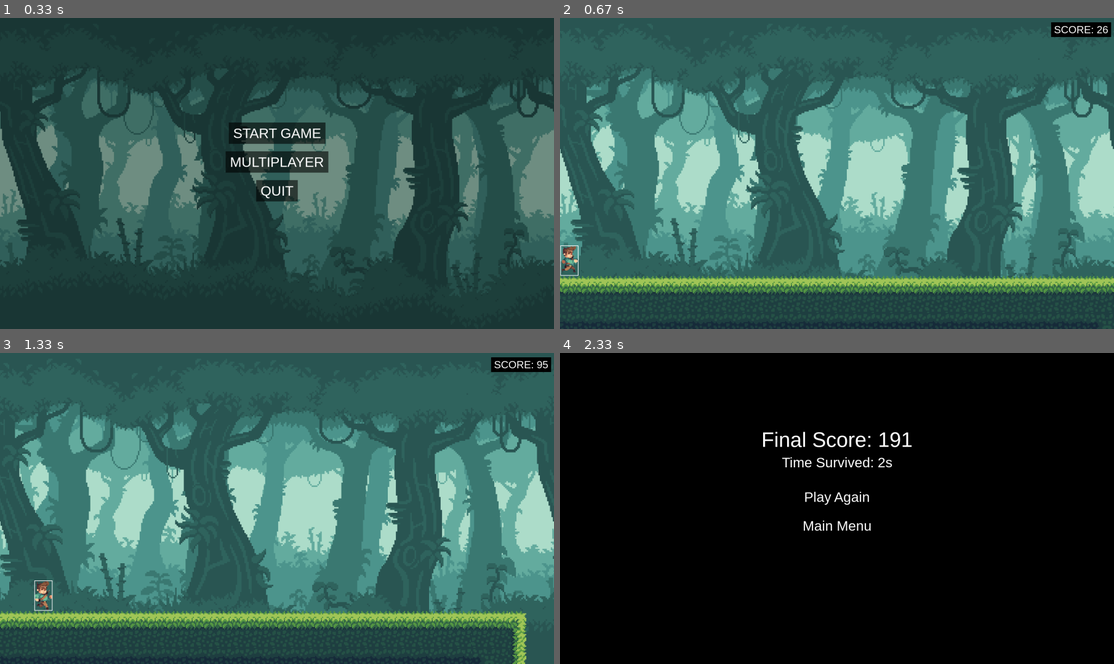
Above: before the commit, frames 1-4 (two rows, left to right).
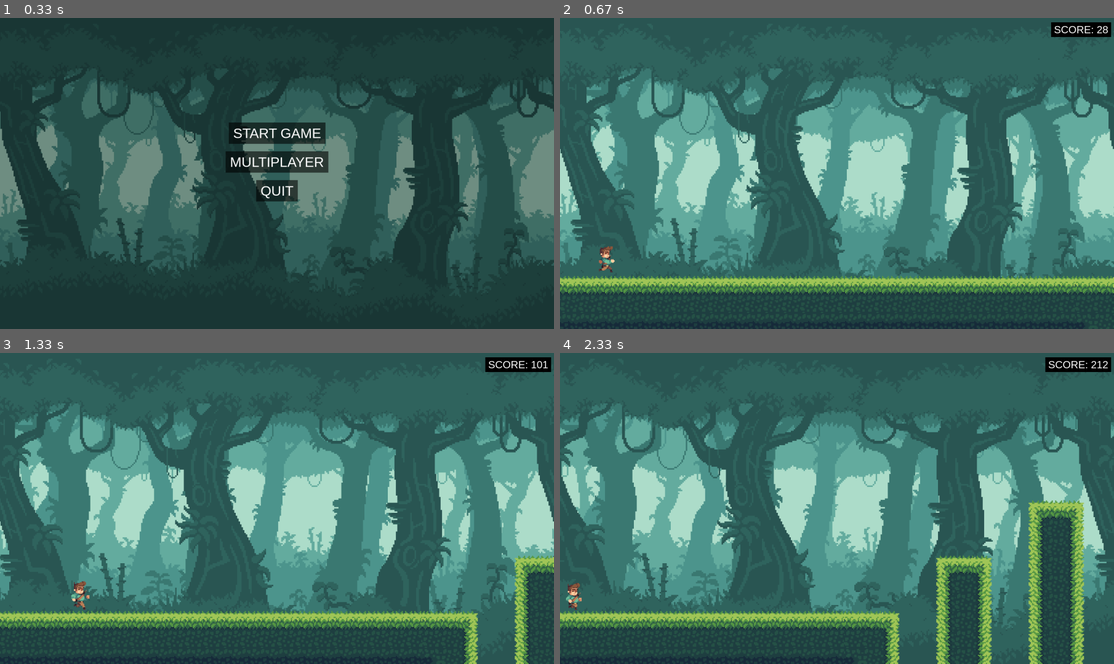
Above: after the commit, the same moments.

Repository: PyroJet1/Pygame-Multiplayer-Endless-Scroller
Game: pygame game, started from __main__.py
Two runs of this game, one before a commit and one after it. Both use one fixed random seed, a clock stepped at 60 frames per second and the inputs below.
Inputs:
- Up to frame 1 (0.33 s): no input
- Up to frame 2 (0.67 s): click "START GAME" at 0.38 s
- Up to frame 3 (1.33 s): hold D 0.67-1.13 s; hold D from 1.17 s (still down)
- Up to frame 4 (2.33 s): release D at 1.63 s; hold A 1.67-2.2 s; hold A from 2.23 s (still down)

Frame 1 is identical in both runs. In frame 2, 2.6% of the frame differs, in the area x 0-100%, y 2-100%; in frame 3, 5.3%; in frame 4, 100%, in the area x 0-100%, y 0-100%.

Commit message:
went back to older stuff

Diff:
--- a/game.py
+++ b/game.py
@@ -16,6 +16,8 @@
        pygame.display.set_caption("GAME NAME GOES HERE")
        self.background = Background(screen)
        self.player = Player(screen, 1)
+       self.player2 = Player(screen, 2)
+       self.player3 = Player(screen, 3)
        self.world = World(screen)
        self.score = 0.0
        self.font = pygame.font.SysFont("Arial", 36)
@@ -59,8 +61,12 @@
                             self.player.is_jumping = False
 
             self.player.update(dt, ground_tiles)
+            self.player2.update(dt, ground_tiles)
+            self.player3.update(dt, ground_tiles)
             self.world.world_run()
             self.player.draw()
+            self.player2.update(dt, ground_tiles)
+            self.player3.update(dt, ground_tiles)
             self.draw_score()
             pygame.display.update()
         return None
--- /dev/null
+++ b/network.py
@@ -0,0 +1,6 @@
+import socket
+
+class Network:
+    def __init__(self, id):
+        self.id = id
+        self.socket = socket.socket(socket.AF_INET, socket.SOCK_STREAM)
--- a/player.py
+++ b/player.py
@@ -4,7 +4,7 @@
 class Player:
     def __init__(self, screen, player):
         self.screen = screen
-        self.player = pygame.Rect(50, self.screen.get_height() - 105, 63, 105)
+        self.player = pygame.Rect(200 - (20 * player), self.screen.get_height() - 105, 63, 105)
 
         # Load and process sprite sheet
         self.sprite_sheet = pygame.image.load(f'sprites/character_animations_sprite_p{player}.png')
@@ -29,8 +29,8 @@
 
         # Movement and physics
         self.speed = 5
-        self.gravity, self.friction = 2300, -15
-        self.jump_strength = -1000
+        self.gravity, self.friction = 2400, -15
+        self.jump_strength = -1100
         self.velocity_y = 0
         self.LEFT_KEY, self.RIGHT_KEY = False, False
         self.is_jumping, self.on_ground = False, False
@@ -56,7 +56,6 @@
         # Draw the animated sprite at the player's current position
         image = self.animation_list[self.action][self.frame]
         self.screen.blit(image, self.player.topleft)
-        pygame.draw.rect(self.screen, (255, 255, 255), self.player, 2)
 
     def horizontal_movement(self, dt):
         self.acceleration.x = 0
--- /dev/null
+++ b/server.py
@@ -0,0 +1,6 @@
+import socket
+
+class Server:
+    def __init__(self):
+        self.socket = socket.socket(socket.AF_INET, socket.SOCK_STREAM)
+        # self.socket.bind
--- a/world.py
+++ b/world.py
@@ -29,7 +29,7 @@
         self.tile_size = 64
         self.ground_sprites = pygame.sprite.Group()
         self.spawn_x = 0
-        self.GROUND_SPEED = 5
+        self.GROUND_SPEED = 8
         self.start = 0
         self.start_x = 0
         self.start_y = 0
@@ -39,7 +39,6 @@
         for path in os.listdir("maps"):
             self.maps.append(os.path.join("maps", path))
 
-        print(len(self.maps))
 
         self.load_tiles("starting_map.csv", self.GROUND_SPEED, 0)
         self.load_tiles(self.maps[random.randint(0,(len(self.maps) - 1))], self.GROUND_SPEED, 1)
